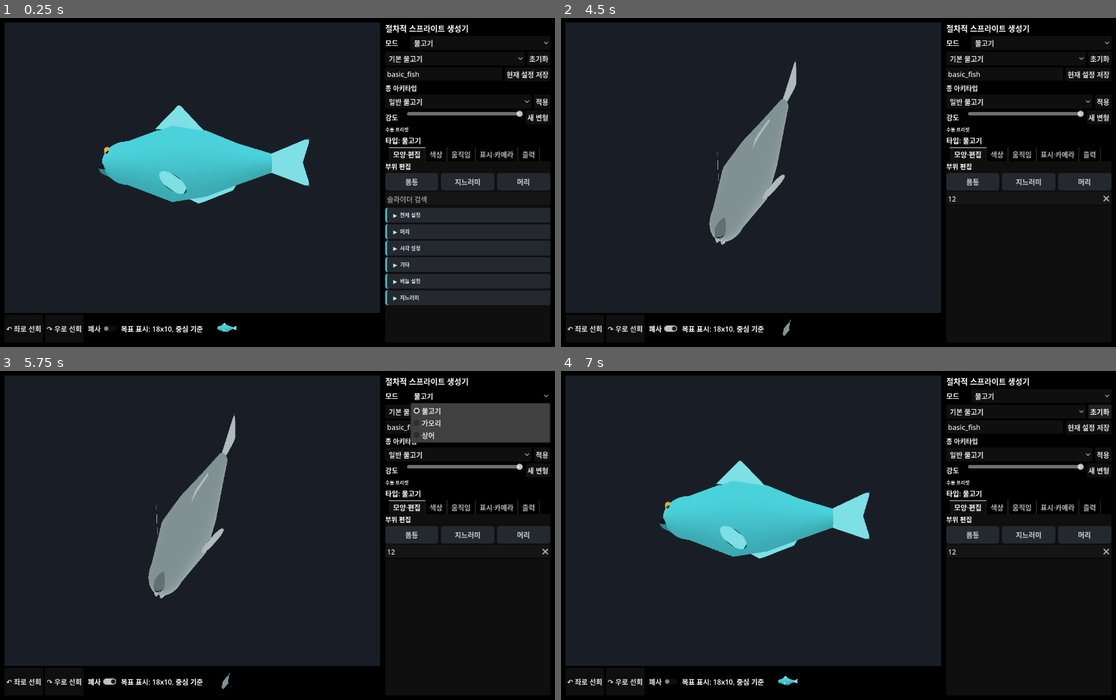
Above: before the commit, frames 1-4 (two rows, left to right).
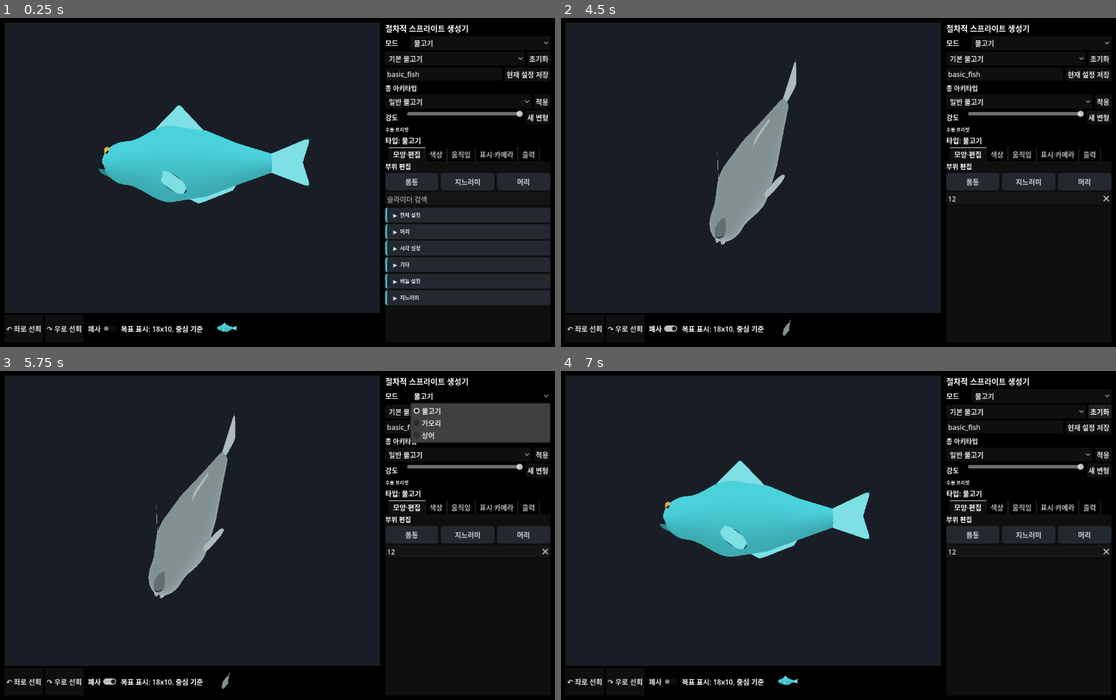
Above: after the commit, the same moments.

Repository: currywhaleshark/aquarium_sprite_mock-up_generator
Game: Godot game, scene res://scenes/Main.tscn
Same seed, same stepped clock (60 frames per second), same inputs: the game is played once before the commit and once after it.
Inputs (mouse positions are in pixels of both pictures, inside the frame that each line leads up to):
- Up to frame 1 (0.25 s): no input
- Up to frame 2 (4.5 s): click (1027, 198) at 0.52 s; type "12" at 0.6 s; tap Enter at 1.25 s; move the mouse to (960, 166) at 1.27 s; hold D 1.28-2 s; tap R at 1.35 s; click (960, 166) at 1.42 s; tap Space at 1.52, 1.82 s; drag from (727, 198) to (810, 248) at 2.02 s; click "↶ 좌로 선회" at 2.75 s; click "↷ 우로 선회" at 3.5 s; click "폐사" at 4.25 s
- Up to frame 3 (5.75 s): click "물고기" at 5 s
- Up to frame 4 (7 s): click "기본 물고기" at 5.75 s; click "초기화" at 6.5 s

The runs differ from the first frame. In frame 1, less than 0.1% of the frame differs, in the area x 23-41%, y 32-96%; in frame 2, less than 0.1%; in frame 3, less than 0.1%; in frame 4, less than 0.1%.

Commit message:
Fix neck crease when head proportions are edited
The unified head/body weld lofted the head's collar ring to the body boundary
with a single per-ring lerp. Because x was lerped by the same weight, the loft
was a STRAIGHT line in the x/y (and x/z) silhouette - its slope matched neither
the head at the collar nor the body at the boundary, leaving a slope
discontinuity (crease) at each join. The smoothstep weight only redistributed
ring spacing; it did nothing to the silhouette shape. With matched head/body
proportions the slopes happened to align so it was invisible, but any head edit
that changes the head's slope at the collar (raise forehead via head_top_curve,
shrink head_size, drop belly) exposed a dorsal/ventral 굴곡: a sharp peak + flat
shelf, or a concave neck kink.

Replace the lerp with a per-vertex cubic Hermite whose endpoint tangents
continue the head's local slope at the collar and the body's local slope at the
boundary (derived from the neighbouring head/body rings), so the neck is
tangent-continuous (C1) with both sides. The girth now crowns smoothly into the
shoulder instead of stepping.

- FishRig._build_unified_weld_grid: pass the pre-collar head ring and the
  post-boundary body ring as tangent neighbours.
- FishRig._append_neck_loft: Hermite interpolation; straight-lerp fallback when a
  neighbour ring is missing.
- UnifiedFishRigSurfaceTest: the C1 loft lets girth crown a sub-percent above the
  boundary near the shoulder, so relax the strict-monotone neck-radius assertion
  to a small tolerance; the slope-step (단차) guard is unchanged.
- SharkNeckSeamShot: accept set=key:value param overrides to reproduce
  head-editor tweaks (used to diagnose this).

Verified: shark side/top shots clean for head_top_curve/head_belly_curve/small
head and the default; neon fish unchanged. Full suite green (10/10):
SharkHeadShellSeamTest, UnifiedFishRigSurfaceTest, UnifiedSharkRigSurfaceTest,
UnifiedCreatureMeshTest, HeadShellSeamTest, EyeAttachmentTest,
SharkGillSlitRenderingTest, SharkMouthRenderingTest, OperculumPoseAttachmentTest,
SharkHeadMeshTest.

Co-Authored-By: Claude Opus 4.8 <noreply@anthropic.com>

Diff:
--- a/scripts/creature/FishRig.gd
+++ b/scripts/creature/FishRig.gd
@@ -651,7 +651,13 @@
 		return grid
 	for i in range(collar_index + 1):
 		grid.append(_apply_snout_curve_offset(head_rings[i]))
-	_append_neck_loft(grid, grid[grid.size() - 1], boundary_ring)
+	# Tangent neighbours for the loft: the head ring just before the collar gives the head's
+	# incoming slope, and the body ring just past the boundary gives the body's outgoing slope.
+	# The loft uses them so the neck is tangent-continuous with BOTH sides (no crease) even when
+	# head edits make the head arrive at the collar with a slope the body doesn't share.
+	var pre_collar: PackedVector3Array = grid[grid.size() - 2] if grid.size() >= 2 else PackedVector3Array()
+	var post_boundary := _unified_body_boundary_ring(boundary_index + 1, body_centers, body_yaws) if boundary_index + 1 < shell_profile.size() else PackedVector3Array()
+	_append_neck_loft(grid, grid[grid.size() - 1], boundary_ring, pre_collar, post_boundary)
 	grid.append(boundary_ring)
 	return grid
 
@@ -687,20 +693,46 @@
 	return out
 
 # Append the lofted neck rings between the head collar and the body boundary (exclusive of
-# both endpoints, which the caller adds). The smoothstep weight gives the loft zero slope at
-# the collar and at the boundary, so there is no crease where it meets either side.
-func _append_neck_loft(grid: Array, collar_ring: PackedVector3Array, boundary_ring: PackedVector3Array) -> void:
+# both endpoints, which the caller adds). A plain ring lerp would draw a STRAIGHT line in the
+# x/y (and x/z) silhouette - the loft slope would not match the head at the collar nor the body
+# at the boundary, leaving a crease at each join that head edits expose. Instead each vertex
+# follows a cubic Hermite whose endpoint tangents continue the head's slope at the collar and
+# the body's slope at the boundary, so the neck is tangent-continuous (C1) with both sides.
+func _append_neck_loft(grid: Array, collar_ring: PackedVector3Array, boundary_ring: PackedVector3Array, pre_collar_ring: PackedVector3Array = PackedVector3Array(), post_boundary_ring: PackedVector3Array = PackedVector3Array()) -> void:
 	var a := PF._resample_unified_ring(collar_ring, shell_segments)
 	var b := PF._resample_unified_ring(boundary_ring, shell_segments)
 	if a.is_empty() or a.size() != b.size():
 		return
-	var gap_x := absf(_ring_average_x(boundary_ring) - _ring_average_x(collar_ring))
+	var span_x := _ring_average_x(boundary_ring) - _ring_average_x(collar_ring)
+	var gap_x := absf(span_x)
 	var count := clampi(int(round(gap_x / NECK_LOFT_RING_SPACING)), NECK_LOFT_MIN_RINGS, NECK_LOFT_MAX_RINGS)
+	# Per-vertex Hermite tangents (dP/ds), scaled so dP/dx at the collar equals the head's local
+	# slope and dP/dx at the boundary equals the body's local slope. Fall back to a straight lerp
+	# (zero-curvature) for a side whose neighbour ring is missing or mismatched.
+	var pre := PF._resample_unified_ring(pre_collar_ring, shell_segments)
+	var post := PF._resample_unified_ring(post_boundary_ring, shell_segments)
+	var has_head_tangent := pre.size() == a.size()
+	var has_body_tangent := post.size() == b.size()
+	var pre_dx := _ring_average_x(collar_ring) - _ring_average_x(pre_collar_ring)
+	var post_dx := _ring_average_x(post_boundary_ring) - _ring_average_x(boundary_ring)
+	var m0 := PackedVector3Array()
+	var m1 := PackedVector3Array()
+	for j in a.size():
+		var head_slope := (a[j] - pre[j]) / pre_dx if has_head_tangent and absf(pre_dx) > 0.0001 else (b[j] - a[j]) / span_x if absf(span_x) > 0.0001 else Vector3.ZERO
+		var body_slope := (post[j] - b[j]) / post_dx if has_body_tangent and absf(post_dx) > 0.0001 else (b[j] - a[j]) / span_x if absf(span_x) > 0.0001 else Vector3.ZERO
+		m0.append(head_slope * span_x)
+		m1.append(body_slope * span_x)
 	for k in range(1, count + 1):
-		var w := smoothstep(0.0, 1.0, float(k) / float(count + 1))
+		var s := float(k) / float(count + 1)
+		var s2 := s * s
+		var s3 := s2 * s
+		var h00 := 2.0 * s3 - 3.0 * s2 + 1.0
+		var h10 := s3 - 2.0 * s2 + s
+		var h01 := -2.0 * s3 + 3.0 * s2
+		var h11 := s3 - s2
 		var ring := PackedVector3Array()
 		for j in a.size():
-			ring.append(a[j].lerp(b[j], w))
+			ring.append(h00 * a[j] + h10 * m0[j] + h01 * b[j] + h11 * m1[j])
 		grid.append(ring)
 
 func _head_local_ring_to_body_space(local_ring: PackedVector3Array) -> PackedVector3Array:
--- a/scripts/tools/SharkNeckSeamShot.gd
+++ b/scripts/tools/SharkNeckSeamShot.gd
@@ -19,6 +19,7 @@
 	var tag := "before"
 	var preset_name := ""
 	var use_unified_surface := false
+	var overrides := {}
 	for arg in OS.get_cmdline_user_args():
 		var text := String(arg)
 		if text.begins_with("tag="):
@@ -27,6 +28,11 @@
 			preset_name = text.trim_prefix("preset=")
 		elif text.begins_with("unified="):
 			use_unified_surface = text.trim_prefix("unified=") in ["1", "true", "yes"]
+		elif text.begins_with("set="):
+			# set=key:value (value parsed as float) - lets us reproduce head-editor tweaks
+			var kv := text.trim_prefix("set=").split(":")
+			if kv.size() == 2:
+				overrides[kv[0]] = float(kv[1])
 
 	var preset := {}
 	if preset_name.is_empty():
@@ -43,6 +49,9 @@
 	var parameters: Dictionary = preset.get("parameters", {}).duplicate(true)
 	if use_unified_surface:
 		parameters["unified_surface_enabled"] = 1.0
+	for key in overrides:
+		parameters[key] = overrides[key]
+	print("SHARK_NECK_SEAM_SHOT_OVERRIDES ", overrides)
 
 	var vp := SubViewport.new()
 	vp.size = Vector2i(900, 720)
--- a/scripts/tools/UnifiedFishRigSurfaceTest.gd
+++ b/scripts/tools/UnifiedFishRigSurfaceTest.gd
@@ -205,7 +205,10 @@
 		if i > collar_grid_index:
 			var prev_radius := _ring_yz_radius(head_grid[i - 1])
 			var radius := _ring_yz_radius(ring)
-			_require(radius >= prev_radius - 0.001, "unified fish neck must not pinch between collar and boundary: radius=%.5f after %.5f" % [radius, prev_radius])
+			# The tangent-continuous (C1) neck loft lets the girth crown a hair above the boundary
+			# near the shoulder and settle back, which is smoother than a forced-monotone ramp, so a
+			# sub-percent dip is expected. A real pinch/step is large and is caught by the slope guard.
+			_require(radius >= prev_radius - maxf(0.01, prev_radius * 0.03), "unified fish neck must not pinch between collar and boundary: radius=%.5f after %.5f" % [radius, prev_radius])
 			var slope := absf(radius - prev_radius) / maxf(absf(x - prev_x), 0.0001)
 			_require(slope < 1.5, "unified fish neck must not step in radius (단차): slope=%.3f at x=%.5f" % [slope, x])
 		prev_x = x
